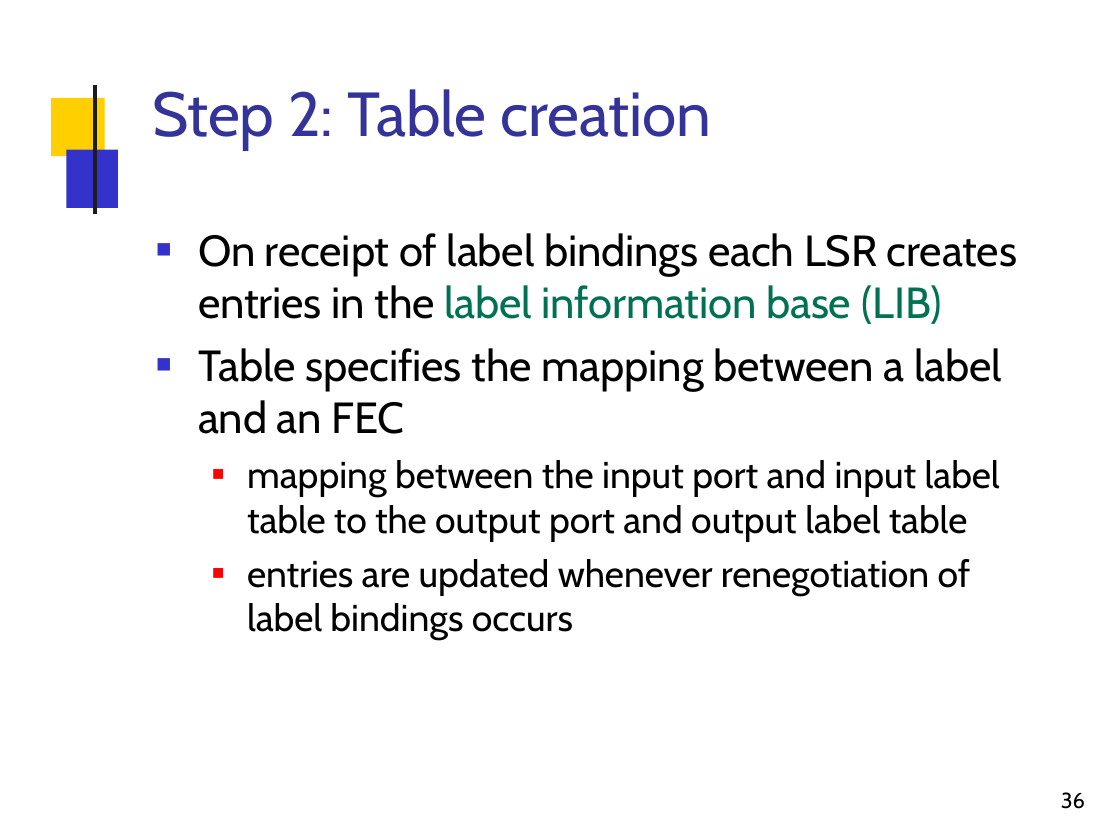
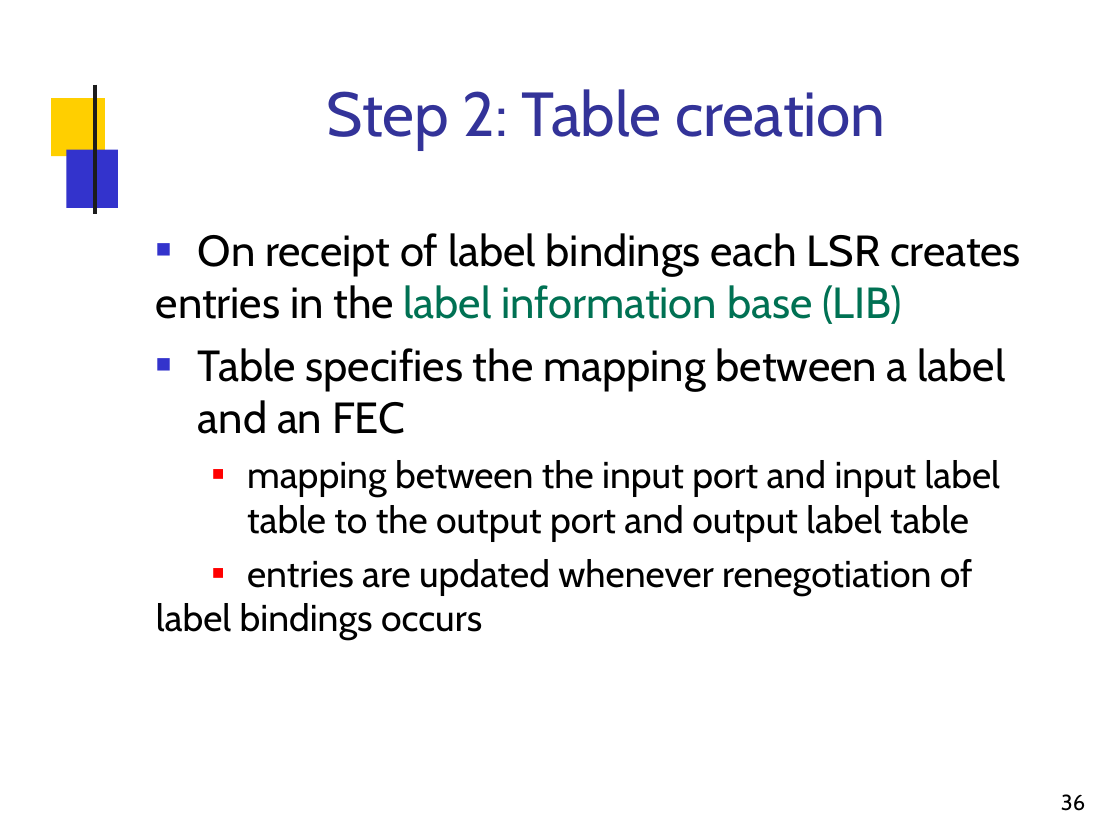
Before and after one commit to Al0nesauurs/etc, a slide deck: slide 36 of networkStudy/2015-14-mpls.pptx. Drawn at 1120x840 pixels with LibreOffice and Linux fonts; fonts in the diff are those of the drawing; background and template pictures are left out. Boxes give left, top, right and bottom in pixels: in the first picture for what was removed or moved away, otherwise in the second. Text is boxed around its words. In the diff, an @@ line names an element or a change of style, - is before the commit and + after.

```diff
--- a/networkStudy/2015-14-mpls.pptx
+++ b/networkStudy/2015-14-mpls.pptx
@@ title "Step 2: Table creation" at <box>327,89,885,151</box>: alignment left to centre @@
@@ text "On receipt of label bindings ..." at <box>156,233,1021,640</box>: letter spacing -0.1 to 0 pt in "On receipt of label bindings each LSR ...", "entries in the label information base (LIB)", "Table specifies the mapping between a label ...", "label table to the label table" and 2 more places; indent changed @@
@@ page number at <box>1061,794,1085,811</box>: line spacing 15.4pt to 15.5pt @@
```
Also in this commit, not shown: 58 other slides changed, 3 other files.
